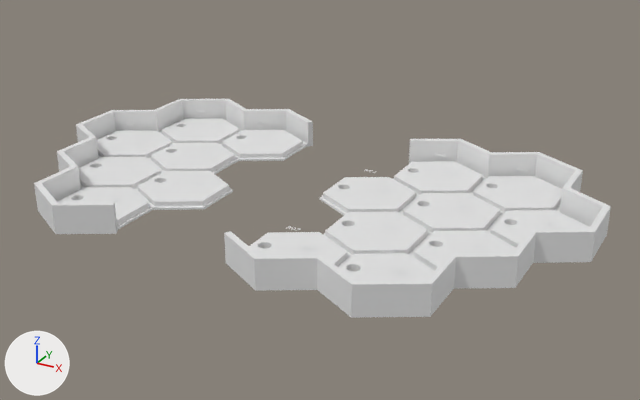
An edit to the Blender file jaiba-drum-hexa-tray-walls-2.blend, drawn before and after from the same camera.
The view is the same before and after, from a 50 mm camera at (464.0, -677.0, 344.0) aimed at (89.0, 4.0, 4.0). Every picture has the same lights, and +X, +Y and +Z are marked at lower left. The picture after the commit comes second.

Objects in the first picture: 'SensorBase_L', 'SensorBase_R'.
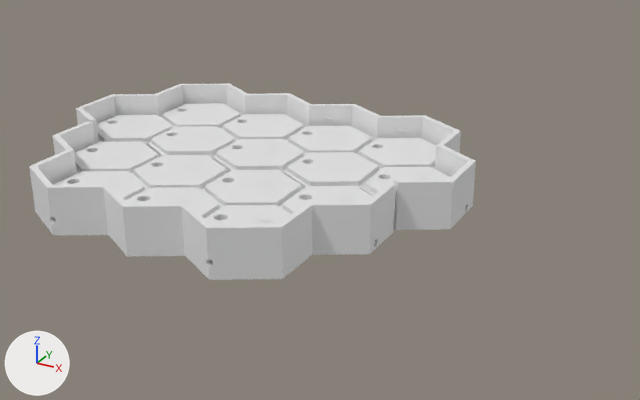
The edits, one by one:
Mesh me_sensorbase_br_mesh_070 is new.
It has 632 vertices, 445 faces and spans x -42.0..177.0, y -171.0..9.0, z 0.0..46.0.
Mesh me_sensorbase_bl_mesh_056 is new.
It has 508 vertices, 351 faces and spans x -177.0..0.0, y -171.0..9.0, z 0.0..46.0.
Mesh me_sensorbase_tr_mesh_084 is new.
It has 752 vertices, 534 faces and spans x -42.0..219.0, y -14.0..171.0, z 0.0..46.0.
Mesh me_sensorbase_tl_mesh_070 is new.
It has 638 vertices, 450 faces and spans x -219.0..0.0, y -14.0..171.0, z 0.0..46.0.
Object 'SensorBase_L' (ob_sensorbase_l) is deleted.
Object 'SensorBase_R' (ob_sensorbase_r) is deleted.
Object 'SensorBase_BR' (ob_sensorbase_br) is new; it shows me_sensorbase_br_mesh_070.
Its location is (0.0, 0.0, 0.0).
Object 'SensorBase_BL' (ob_sensorbase_bl) is new; it shows me_sensorbase_bl_mesh_056.
Its location is (0.0, 0.0, 0.0).
Object 'SensorBase_TR' (ob_sensorbase_tr) is new; it shows me_sensorbase_tr_mesh_084.
Its location is (0.0, 0.0, 0.0).
Object 'SensorBase_TL' (ob_sensorbase_tl) is new; it shows me_sensorbase_tl_mesh_070.
Its location is (0.0, 0.0, 0.0).

Where the change shows, as pixel boxes (x1, y1, x2, y2) in the pictures (640 x 400 px):
'SensorBase_R', deleted
    before: (224, 139, 611, 318)
'SensorBase_L', deleted
    before: (34, 99, 313, 234)
'SensorBase_BR', added
    after: (103, 170, 395, 280)
'SensorBase_TR', added
    after: (213, 104, 476, 230)
'SensorBase_TL', added
    after: (76, 83, 311, 159)
'SensorBase_BL', added
    after: (29, 122, 228, 235)
